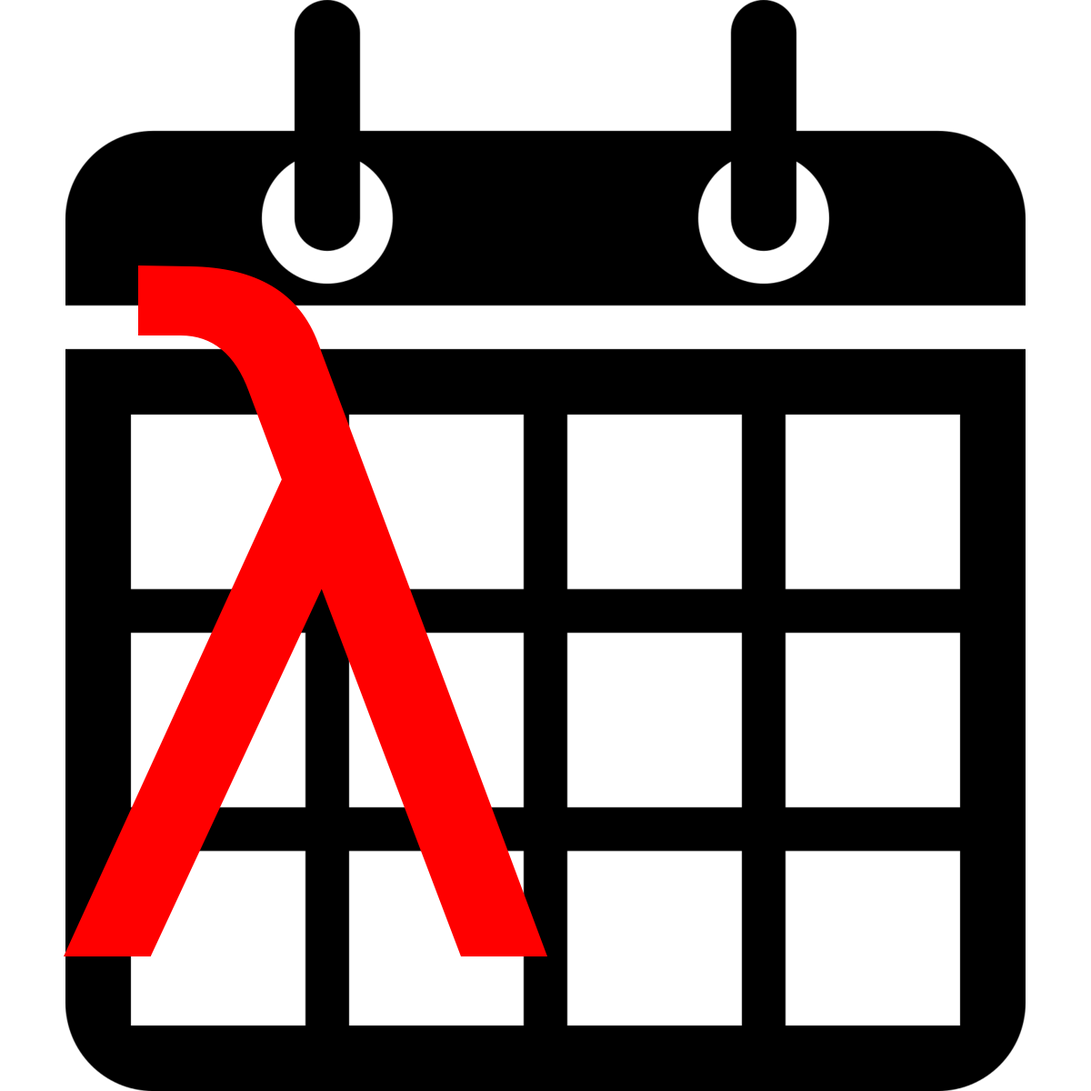
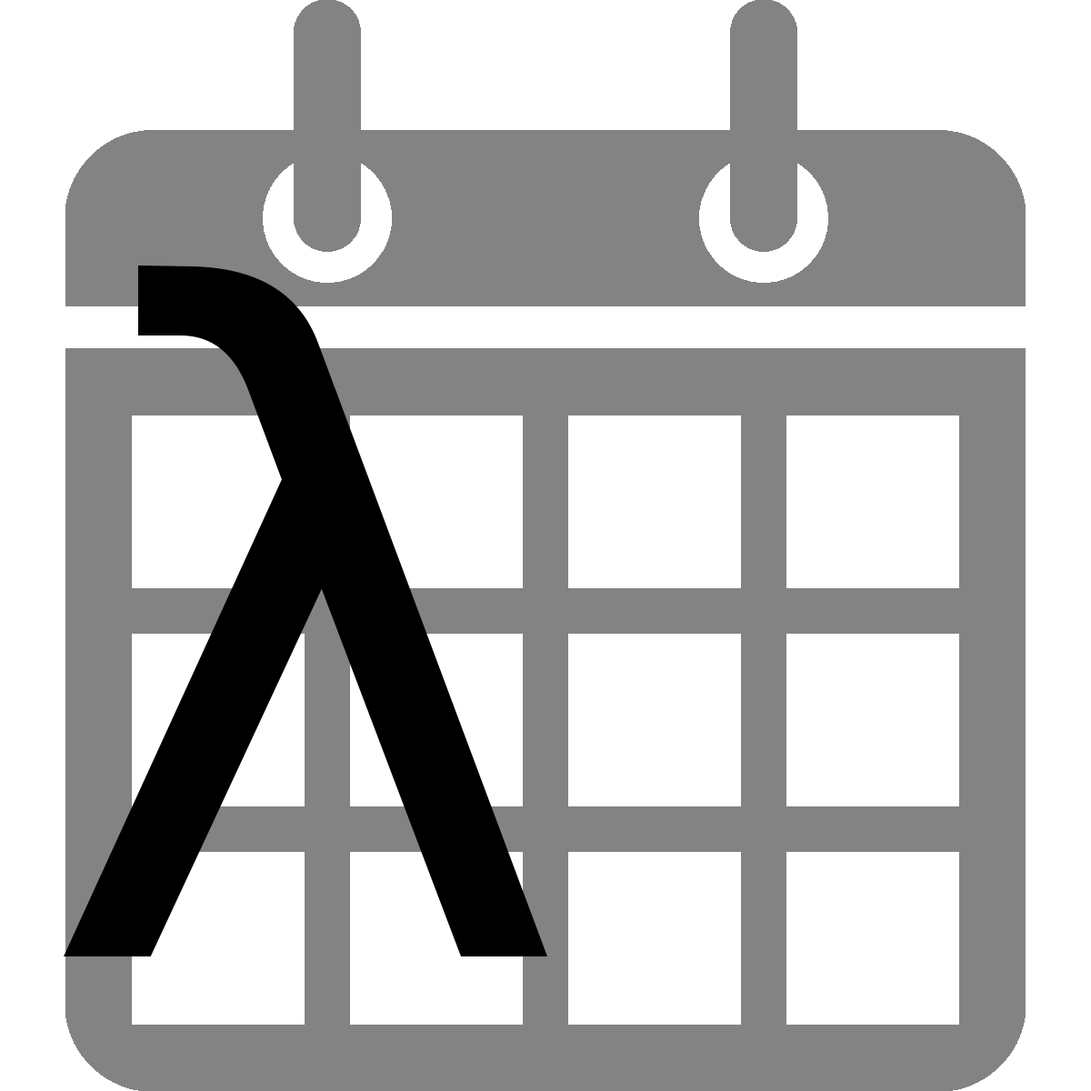
Layered file, before and after one edit (1091x1091). Changes by layer:
painted on "λ" over box(63, 265, 548, 957)
painted on "icon_404.png" over box(65, 0, 1027, 1091)
